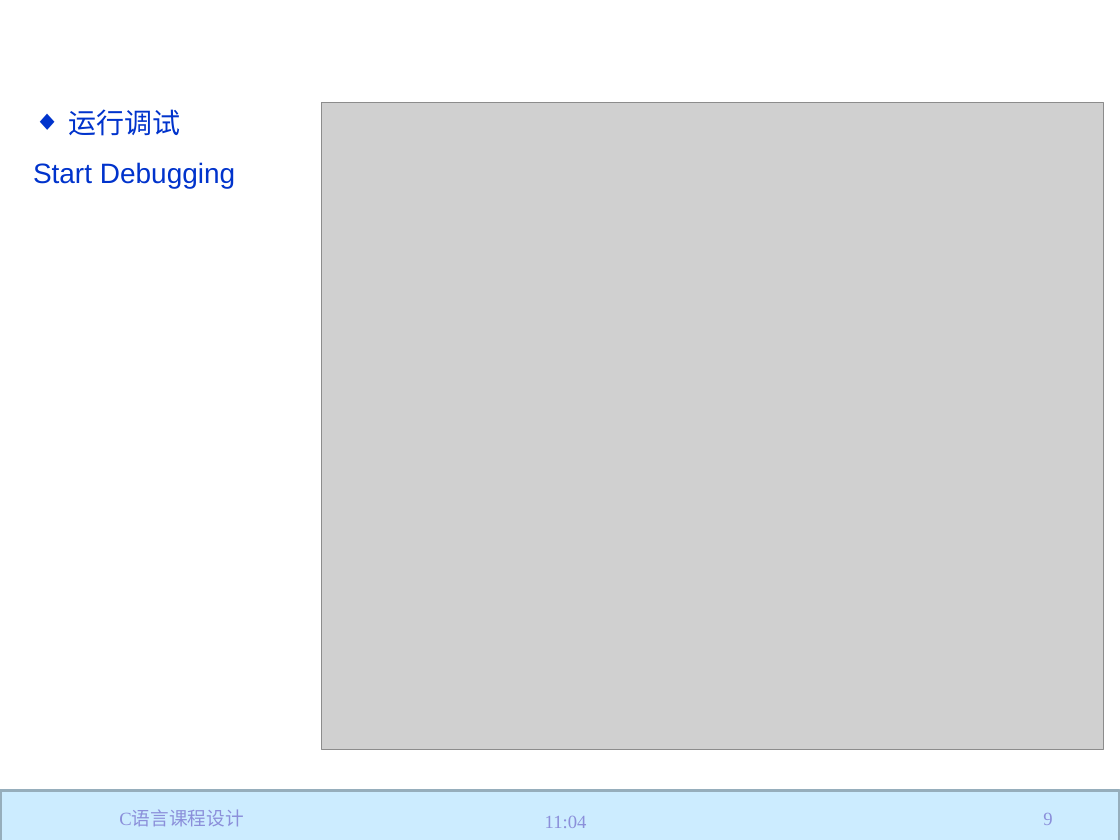
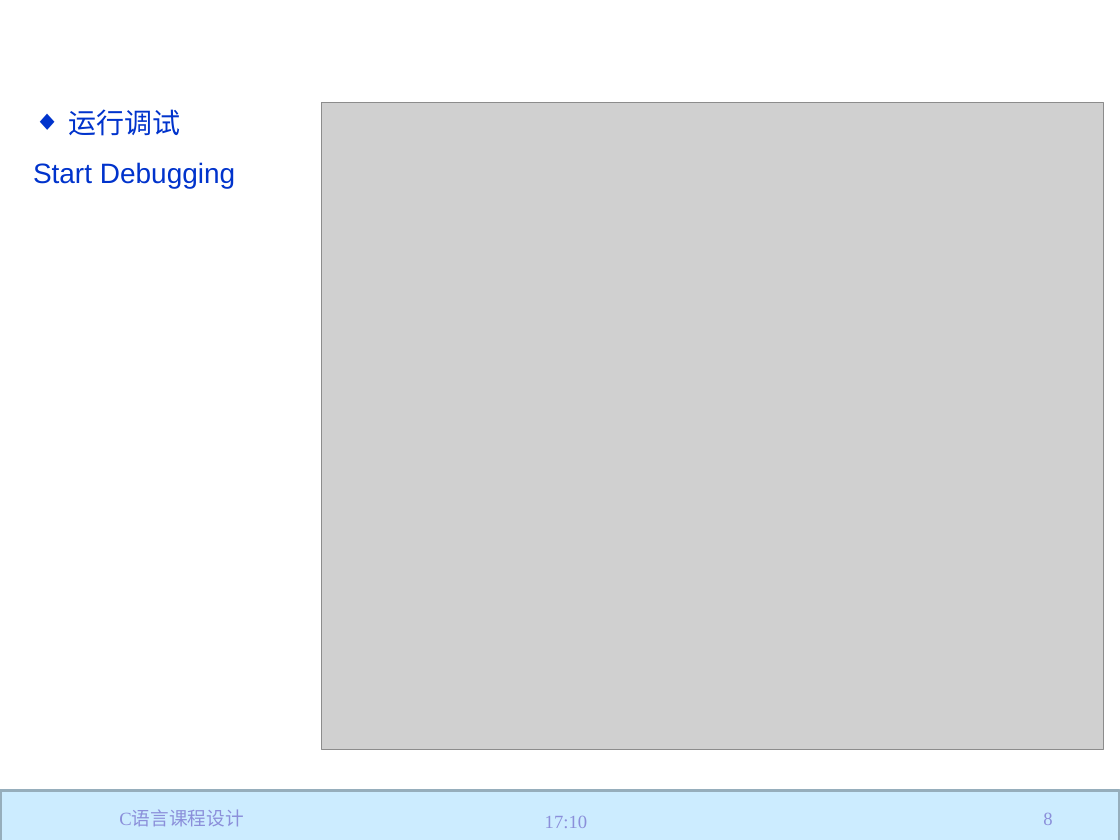
Before and after one commit to jtrfid/C-Repositories, a slide deck: slide 8 of 2018/C语言课程设计/vs2013简介及C语言简单回顾.pptx (slide 9 before the commit). Drawn at 1120x840 pixels with LibreOffice and Linux fonts; fonts in the diff are those of the drawing; grey boxes stand for pictures; background and template pictures are left out. Boxes give left, top, right and bottom in pixels: in the first picture for what was removed or moved away, otherwise in the second. Text is boxed around its words. In the diff, an @@ line names an element or a change of style, - is before the commit and + after.

```diff
--- a/2018/C语言课程设计/vs2013简介及C语言简单回顾.pptx
+++ b/2018/C语言课程设计/vs2013简介及C语言简单回顾.pptx
@@ text at bbox=[545, 816, 587, 828]: text changed @@
-11:04
+17:10
@@ page number at bbox=[1043, 813, 1052, 825]: text changed @@
-9
+8
```
Also in this commit, not shown: 8 other slides changed, 3 slides added, 6 other files.
